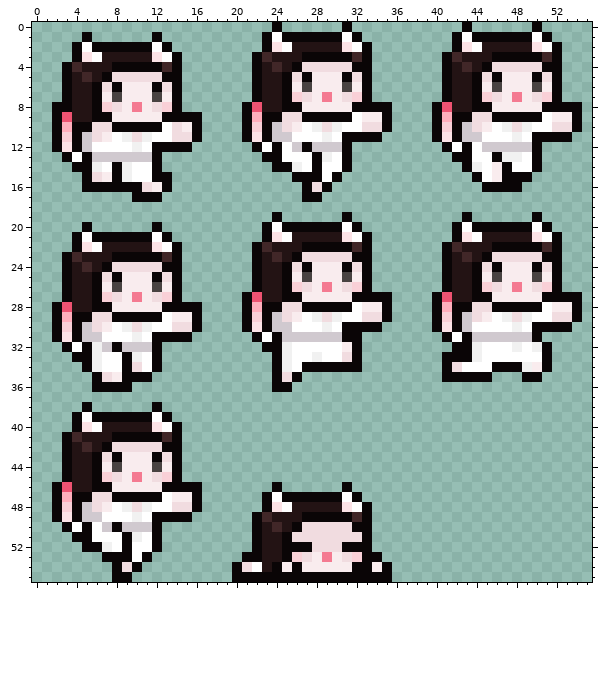
Edited in one commit: pixel-art sprite (Assets/dot art/구미호.png). Above: the version before the commit.
The file is 56x56 pixels. Pixels under 10% opacity are left out. Colours within 5 levels of each other are drawn and written as one.
The result:
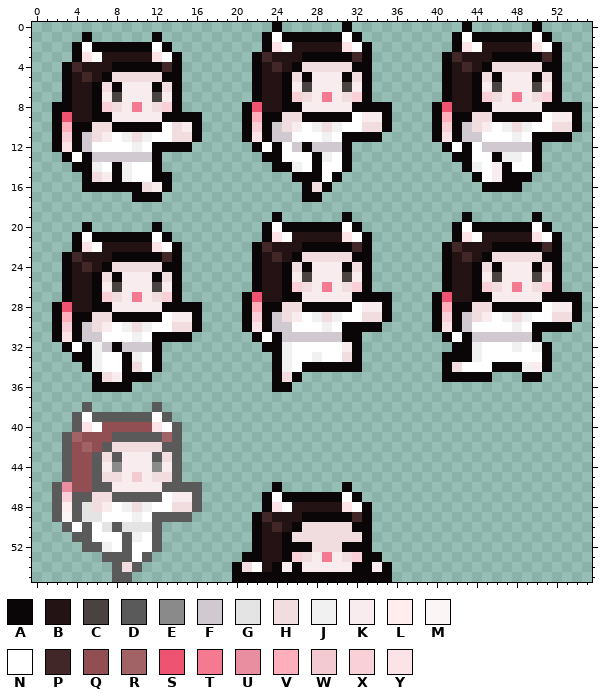
Palette (. is transparent): A #0a0506  B #231314  C #484241  D #5a5a5a  E #8a8a8a  F #d0c9cf  G #e4e4e4  H #f1dce0  J #f1f1f1  K #f9ecee  L #ffedf0  M #fcf5f6  N #ffffff  P #412728  Q #924f53  R #a16365  S #ee5372  T #f47a91  U #e98ea0  V #ffaebc  W #f4cad2  X #f9d0d7  Y #fce3e7
From the commit log: [Fix] 구미호/사신 타격모션 수정
Change:
y 38: x 5 A -> D; x 12 A -> D
y 39: x 4 A -> D; x 6..11 AAAAAA -> DDDDDD; x 13 A -> D
y 40: x 4 A -> D; x 7..11 BBBBB -> QQQQQ; x 14 A -> D
y 41: x 3..14 APBBBAAAAAPA -> DRQQQDDDDDRD
y 42: x 3..7 ABPBA -> DQRQD; x 13..14 AA -> DD
y 43: x 3..6 ABBA -> DQQD; x 8 A -> D; x 12 A -> D; x 14 A -> D
y 44: x 3..6 ABBA -> DQQD; x 8 C -> E; x 12 C -> E; x 14 A -> D
y 45: x 3..7 ABBAX -> DQQDH; x 10 T -> W; x 13..14 XA -> HD
y 46: x 2..7 ASBBAA -> DUQQDD; x 13..16 AAAA -> DDDD
y 47: x 2..5 AVAA -> DXDD; x 8..12 AAAAA -> DDDDD; x 16 A -> D
y 48: x 2..5 AXAF -> DLDG; x 16 A -> D
y 49: x 2..6 AYAFF -> DMDGG; x 12..15 AAAA -> DDDD
y 50: x 3 A -> D; x 5 A -> D; x 7..12 FAFFFA -> GDGGGD
y 51: x 4..5 AA -> DD; x 9 A -> D; x 12 A -> D
y 52: x 5..6 AA -> DD; x 9 A -> D; x 12 A -> D
y 53: x 7..9 AAA -> DDD; x 11 A -> D
y 54: x 8 A -> D; x 10 A -> D
y 55: x 8..9 AA -> DD
Where, in picture pixels (left, top, right, bottom), the same in both pictures:
changed: (52, 402, 202, 582)
